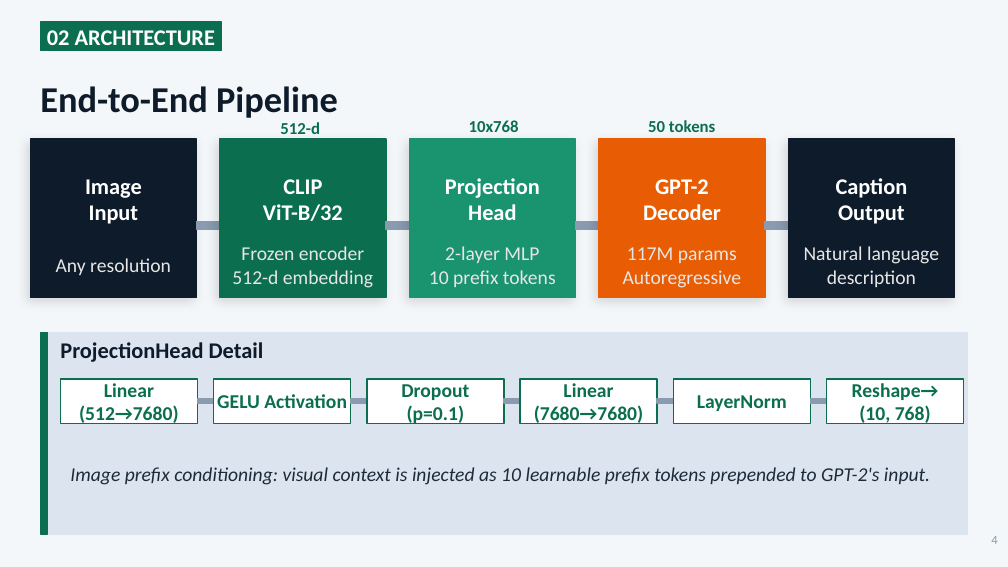
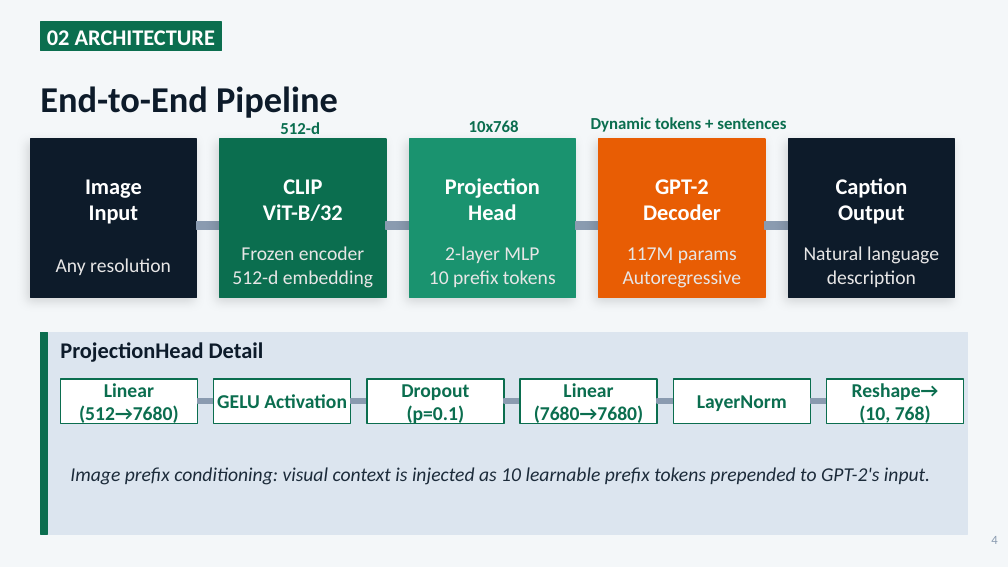
Before and after one commit to lequo-neu/Generative_Project, a slide deck: slide 4 of reports/Generative_Presentation_Group8.pptx. Drawn at 1008x567 pixels with LibreOffice and Linux fonts; fonts in the diff are those of the drawing. Boxes give left, top, right and bottom in pixels: in the first picture for what was removed or moved away, otherwise in the second. Text is boxed around its words. In the diff, an @@ line names an element or a change of style, - is before the commit and + after.

```diff
--- a/reports/Generative_Presentation_Group8.pptx
+++ b/reports/Generative_Presentation_Group8.pptx
@@ text at [591,117,786,132]: text changed @@
-50 tokens
+Dynamic tokens + sentences
```
Also in this commit, not shown: 3 other slides changed, 8 other files.
